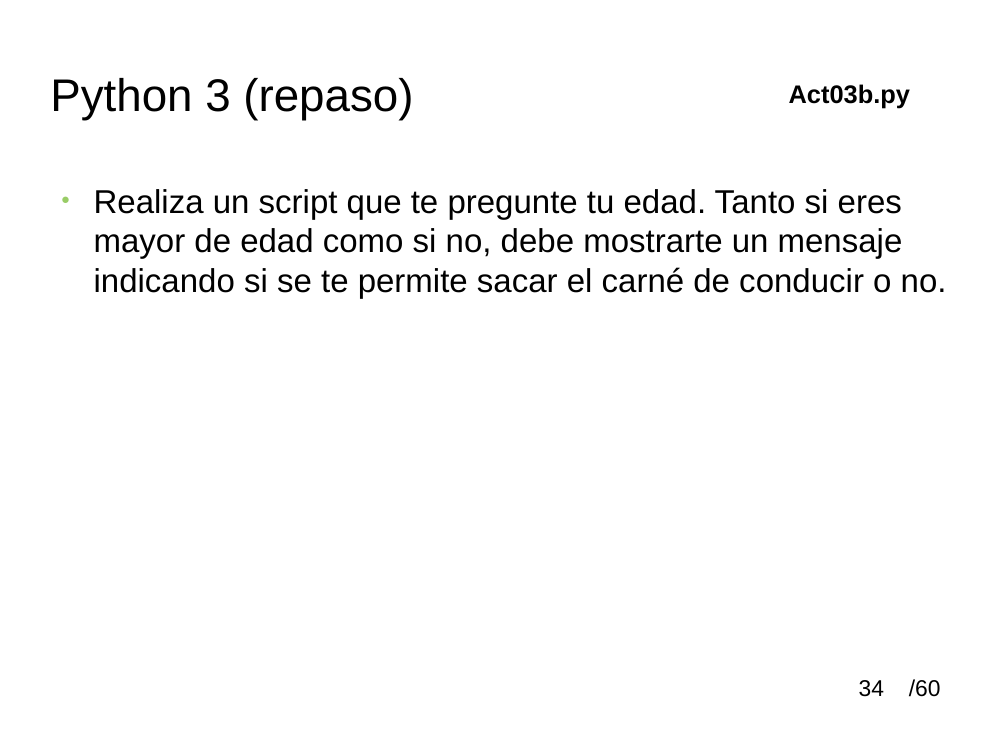
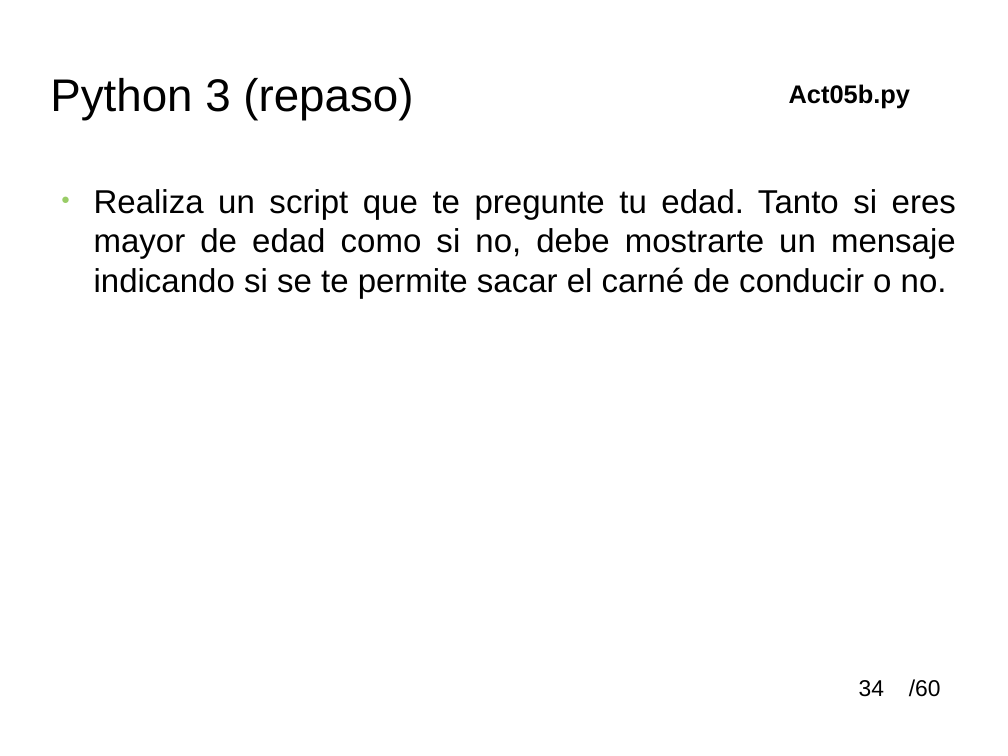
Before and after one commit to soa32123/cursoBasicoPythonSOM, a slide deck: slide 34 of material/python_tutoria_1smr.odp. Drawn at 1008x756 pixels with LibreOffice and Linux fonts; fonts in the diff are those of the drawing; background and template pictures are left out. Boxes give left, top, right and bottom in pixels: in the first picture for what was removed or moved away, otherwise in the second. Text is boxed around its words. In the diff, an @@ line names an element or a change of style, - is before the commit and + after.

```diff
--- a/material/python_tutoria_1smr.odp
+++ b/material/python_tutoria_1smr.odp
@@ text at [789,84,910,108]: text changed @@
-Act03b.py
+Act05b.py
@@ text "Realiza un script que te ..." at [94,189,956,298]: alignment left to justified @@
```
Also in this commit, not shown: 13 other slides changed, 2 other files.
